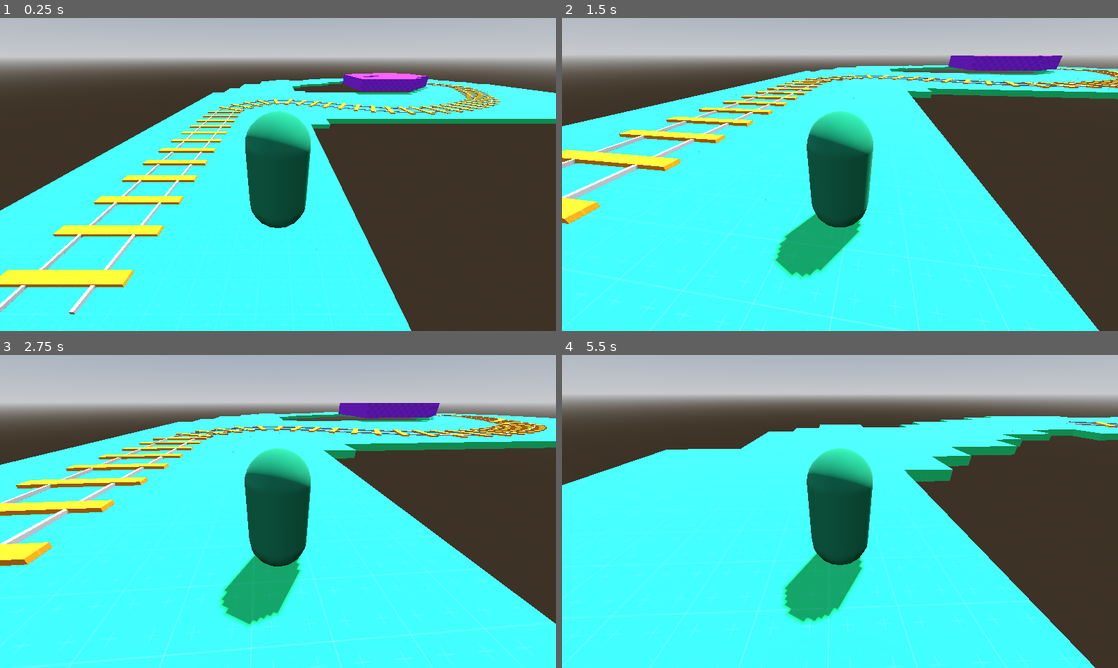
Above: before the commit, frames 1-4 (two rows, left to right).
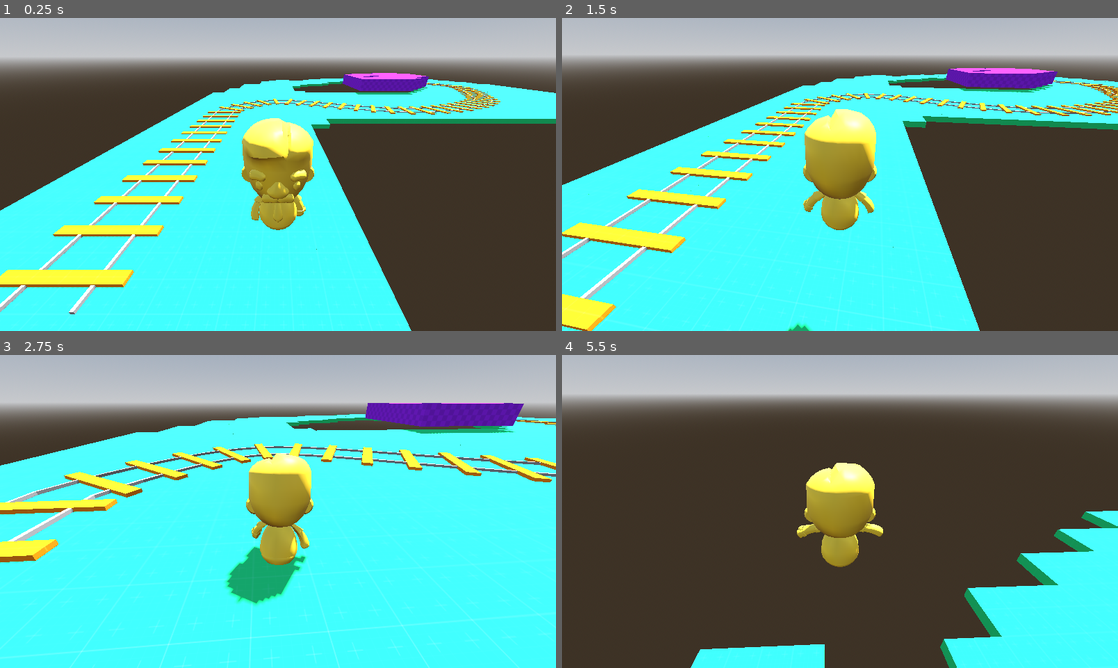
Above: after the commit, the same moments.

Repository: steelx/3d-train-fps
Game: Godot game, scene res://scenes/Level_1.tscn
Two runs of this game, one before a commit and one after it. Both use one fixed random seed, a clock stepped at 60 frames per second and the inputs below.
Inputs (mouse positions are in pixels of both pictures, inside the frame that each line leads up to):
- Up to frame 1 (0.25 s): no input
- Up to frame 2 (1.5 s): move the mouse to (867, 174) at 0.52 s; hold W (move_forward) from 0.53 s (still down); tap Space (jump) at 0.6, 0.77, 1.07, 1.35 s; move the mouse to (812, 174) at 1.27 s
- Up to frame 3 (2.75 s): keep holding W (move_forward); tap Space (jump) at 1.52, 1.82, 2.1 s; move the mouse to (289, 505) at 2.02 s
- Up to frame 4 (5.5 s): keep holding W (move_forward); move the mouse to (834, 517) at 2.77 s; tap Space (jump) at 2.85, 3.02, 3.32, 3.6, 3.77, 4.07, 4.35, 4.52, 4.82, 5.1 s; move the mouse to (878, 514) at 3.52 s; move the mouse to (795, 508) at 4.27 s; move the mouse to (845, 511) at 5.02 s

The runs differ from the first frame. In frame 1, 3.9% of the frame differs, in the area x 43-57%, y 29-68%; in frame 2, 35%; in frame 3, 27%; in frame 4, 59%, in the area x 0-100%, y 19-100%.

Commit message:
feat: added Character model and animation tree

Diff:
--- a/scenes/player/Player.gd
+++ b/scenes/player/Player.gd
@@ -8,6 +8,7 @@
 const MOVE_RIGHT = "move_right"
 const CANCEL = "ui_cancel"
 const SPEED = 900
+const JUMP_FORCE = 8.0
 
 const mouse_sensitivity := 0.0025
 var twist_input := 0.0
@@ -15,6 +16,11 @@
 
 @onready var twist_pivot := $TwistPivot
 @onready var pitch_pivot := $TwistPivot/PitchPivot
+@onready var raycast := $RayCast3D
+@onready var character := $Character
+@onready var animator := $AnimationTree
+@onready var playback = animator["parameters/playback"]
+var blend_path := "parameters/Run/blend_position"
 
 
 func _ready() -> void:
@@ -27,6 +33,8 @@
 	input.x = Input.get_axis(MOVE_LEFT, MOVE_RIGHT)
 	input.z = Input.get_axis(MOVE_FORWARD, MOVE_BACKWARD)
 	handle_movement(input, delta)
+	handle_character_rotation(input, delta)
+	handle_animation(input, delta)
 	handle_camera_rotation()
 
 
@@ -37,6 +45,11 @@
 
 	if Input.is_action_just_pressed(CANCEL):
 		Input.set_mouse_mode(Input.MOUSE_MODE_VISIBLE)
+
+	if event.is_action_pressed(JUMP):
+		if raycast.is_colliding():
+			apply_central_impulse(Vector3.UP * JUMP_FORCE)
+			handle_jump_animation()
 
 
 func handle_camera_rotation() -> void:
@@ -49,3 +62,19 @@
 
 func handle_movement(input: Vector3, delta: float) -> void:
 	apply_central_force(twist_pivot.basis * input * SPEED * delta)
+
+
+func handle_character_rotation(input: Vector3, delta: float) -> void:
+	if not input.is_zero_approx():
+		var move_direction = twist_pivot.basis * input
+		var align = character.transform.looking_at(character.transform.origin - move_direction)
+		character.transform = character.transform.interpolate_with(align, delta * 20.0)
+
+
+func handle_animation(direction: Vector3, delta: float) -> void:
+	# Idle, Run blend
+	animator[blend_path] = lerp(animator[blend_path], direction.length(), delta * 5.0)
+
+
+func handle_jump_animation() -> void:
+	playback.start("Jump")
--- a/scenes/player/Player.tscn
+++ b/scenes/player/Player.tscn
@@ -1,16 +1,42 @@
-[gd_scene load_steps=5 format=3 uid="uid://d2kvb4kiqg340"]
+[gd_scene load_steps=12 format=3 uid="uid://d2kvb4kiqg340"]
 
 [ext_resource type="Script" path="res://scenes/player/Player.gd" id="1_ka5a7"]
+[ext_resource type="PackedScene" uid="uid://b8nh6cyc5emw8" path="res://resources/Character.glb" id="2_iwhi1"]
 
 [sub_resource type="CapsuleShape3D" id="CapsuleShape3D_u04fh"]
 
-[sub_resource type="StandardMaterial3D" id="StandardMaterial3D_euf6m"]
-albedo_color = Color(0, 0.47451, 0.329412, 1)
+[sub_resource type="AnimationNodeAnimation" id="AnimationNodeAnimation_45ma8"]
+animation = &"Jump"
 
-[sub_resource type="CapsuleMesh" id="CapsuleMesh_dkbm3"]
-material = SubResource("StandardMaterial3D_euf6m")
-radial_segments = 16
-rings = 6
+[sub_resource type="AnimationNodeAnimation" id="AnimationNodeAnimation_kugvd"]
+animation = &"Idle"
+
+[sub_resource type="AnimationNodeAnimation" id="AnimationNodeAnimation_46b76"]
+animation = &"Run"
+
+[sub_resource type="AnimationNodeBlendSpace1D" id="AnimationNodeBlendSpace1D_jflw6"]
+blend_point_0/node = SubResource("AnimationNodeAnimation_kugvd")
+blend_point_0/pos = 0.0
+blend_point_1/node = SubResource("AnimationNodeAnimation_46b76")
+blend_point_1/pos = 1.0
+
+[sub_resource type="AnimationNodeStateMachineTransition" id="AnimationNodeStateMachineTransition_1m81y"]
+advance_mode = 2
+
+[sub_resource type="AnimationNodeStateMachineTransition" id="AnimationNodeStateMachineTransition_nd274"]
+xfade_time = 0.2
+
+[sub_resource type="AnimationNodeStateMachineTransition" id="AnimationNodeStateMachineTransition_w6x0b"]
+switch_mode = 2
+advance_mode = 2
+
+[sub_resource type="AnimationNodeStateMachine" id="AnimationNodeStateMachine_syggq"]
+states/Jump/node = SubResource("AnimationNodeAnimation_45ma8")
+states/Jump/position = Vector2(692, 58)
+states/Run/node = SubResource("AnimationNodeBlendSpace1D_jflw6")
+states/Run/position = Vector2(488, 117.648)
+states/Start/position = Vector2(182.4, 99.68)
+transitions = ["Start", "Run", SubResource("AnimationNodeStateMachineTransition_1m81y"), "Run", "Jump", SubResource("AnimationNodeStateMachineTransition_nd274"), "Jump", "Run", SubResource("AnimationNodeStateMachineTransition_w6x0b")]
 
 [node name="Player" type="RigidBody3D"]
 lock_rotation = true
@@ -20,10 +46,6 @@
 transform = Transform3D(1, 0, 0, 0, 1, 0, 0, 0, 1, 0, 1, 0)
 shape = SubResource("CapsuleShape3D_u04fh")
 
-[node name="MeshInstance3D" type="MeshInstance3D" parent="."]
-transform = Transform3D(1, 0, 0, 0, 1, 0, 0, 0, 1, 0, 1, 0)
-mesh = SubResource("CapsuleMesh_dkbm3")
-
 [node name="TwistPivot" type="Node3D" parent="."]
 transform = Transform3D(1, 0, 0, 0, 1, 0, 0, 0, 1, 0, 1.5, 0)
 
@@ -31,3 +53,24 @@
 
 [node name="Camera3D" type="Camera3D" parent="TwistPivot/PitchPivot"]
 transform = Transform3D(1, 0, 0, 0, 0.866025, 0.5, 0, -0.5, 0.866025, 0, 1.16722, 2.89211)
+
+[node name="Character" parent="." instance=ExtResource("2_iwhi1")]
+
+[node name="Skeleton3D" parent="Character/KayKit Animated Character2" index="0"]
+bones/2/rotation = Quaternion(-0.685863, -0.172023, 0.685863, -0.172022)
+bones/3/rotation = Quaternion(0.606617, -0.606617, 0.36334, 0.36334)
+bones/3/scale = Vector3(1, 1, 1)
+bones/4/rotation = Quaternion(-0.685863, 0.172023, 0.685863, 0.172023)
+bones/5/rotation = Quaternion(0.36334, -0.36334, 0.606617, 0.606617)
+bones/5/scale = Vector3(1, 1, 1)
+
+[node name="AnimationTree" type="AnimationTree" parent="."]
+tree_root = SubResource("AnimationNodeStateMachine_syggq")
+anim_player = NodePath("../Character/AnimationPlayer")
+active = true
+parameters/Run/blend_position = 0.0
+
+[node name="RayCast3D" type="RayCast3D" parent="."]
+transform = Transform3D(1, 0, 0, 0, 1, 0, 0, 0, 1, 0, 0.5, 0)
+
+[editable path="Character"]
Not shown: 4 places in mesh/PrototypeTiles.tres that only renumber resources
Renamed: addons/Character.glb -> resources/Character.glb
Not shown, added: resources/Character.glb.import
Binary file added: resources/Plateau.glb
Not shown, changed: resources/Plateau.glb.import
Binary file added: resources/Plateau_grass_lowres.png
Not shown, added: resources/Plateau_grass_lowres.png.import
Binary file added: resources/Plateau_stone_lowres.png
Not shown, added: resources/Plateau_stone_lowres.png.import
Binary file added: resources/brickwall.glb
Not shown, added: resources/brickwall.glb.import
Binary file added: resources/brickwall_brick_ivy.png
(and 19 more such lines)
